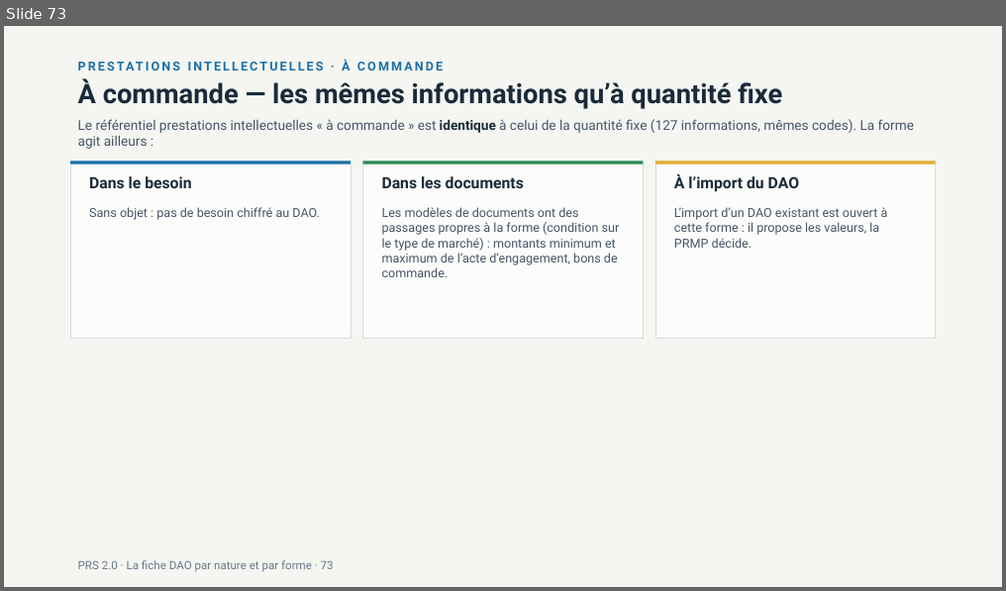
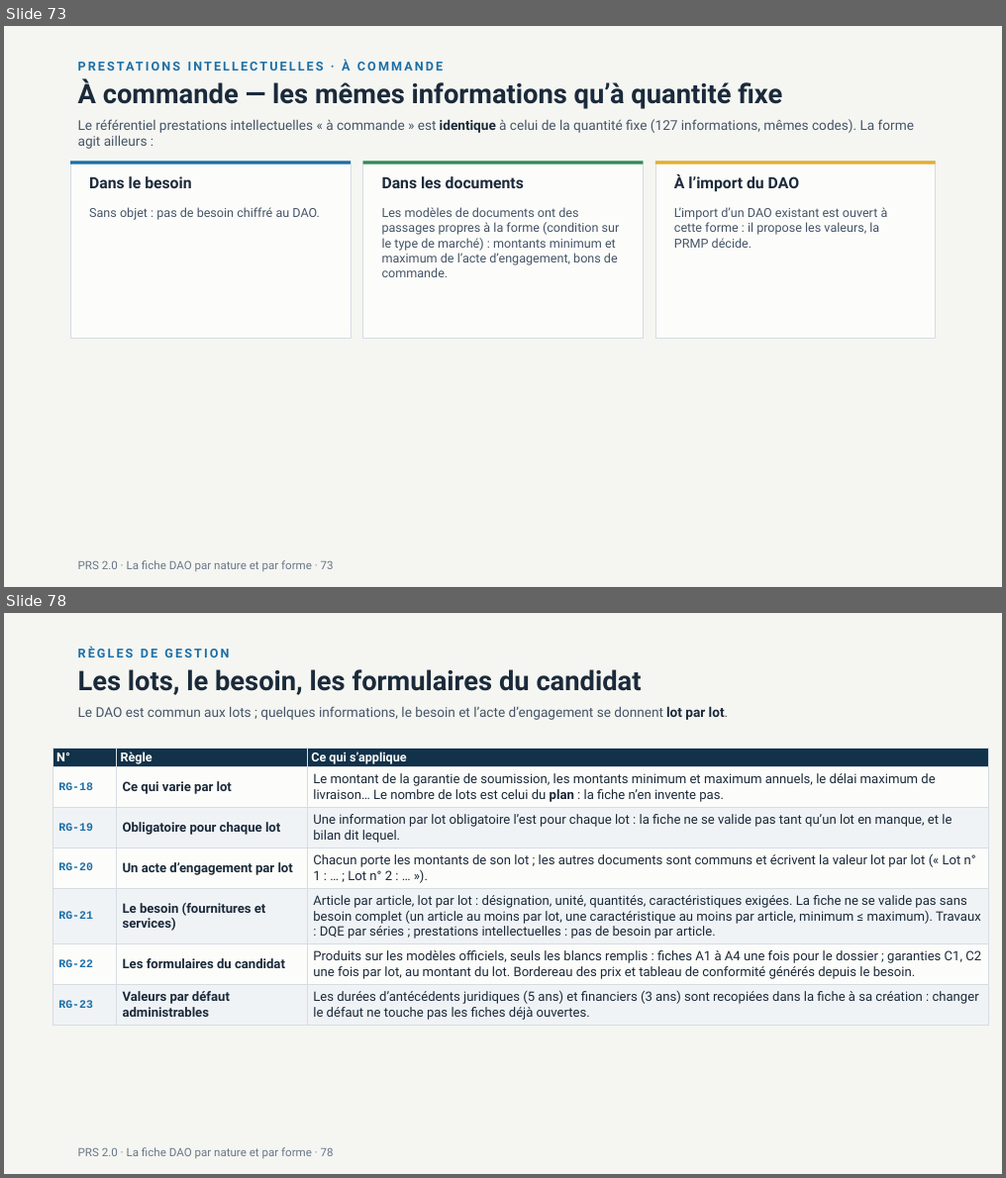
Before and after one commit to lralaitsilanihasy-create/PRS2.0-frontend, a slide deck: docs/documentation/PRS2-fiche-dao-nature-forme-2026-10-07.pptx. Shown one above the other, each under a label of ours: slide 73 before the commit, slides 73 and 78 after it; the slides between them are not shown. The pictures are 1006x591 and 1006x1178 pixels, drawn with LibreOffice and Linux fonts; fonts in the diff are those of the drawing. Boxes give left, top, right and bottom in pixels: in the first picture for what was removed or moved away, otherwise in the second. Text is boxed around its words. In the diff, an @@ line names an element or a change of style, - is before the commit and + after.

```diff
--- a/docs/documentation/PRS2-fiche-dao-nature-forme-2026-10-07.pptx
+++ b/docs/documentation/PRS2-fiche-dao-nature-forme-2026-10-07.pptx
@@ slide 78 added at [4, 613, 1002, 1174], background #F5F6F2 @@
@@ text added at [78, 646, 229, 658], 12 pt, text #1B6FA8, bold @@
+RÈGLES DE GESTION
@@ text added at [78, 669, 642, 695], 26 pt, text #1B2A3A, bold @@
+Les lots, le besoin, les formulaires du candidat
@@ text added at [78, 706, 728, 720], 13 pt, text #465568 @@
+Le DAO est commun aux lots ; quelques informations, le besoin et l’acte d’engagement se donnent lot par lot.
@@ table added at [53, 749, 988, 1024], 7 rows, 3 columns @@
+N° | Règle | Ce qui s’applique
+RG-18 | Ce qui varie par lot | Le montant de la garantie de soumission, les montants minimum et maximum annuels, le délai maximum de livraison… Le nombre de lots est celui du plan : la fiche n’en invente pas.
+RG-19 | Obligatoire pour chaque lot | Une information par lot obligatoire l’est pour chaque lot : la fiche ne se valide pas tant qu’un lot en manque, et le bilan dit lequel.
+RG-20 | Un acte d’engagement par lot | Chacun porte les montants de son lot ; les autres documents sont communs et écrivent la valeur lot par lot (« Lot n° 1 : … ; Lot n° 2 : … »).
+RG-21 | Le besoin (fournitures et services) | Article par article, lot par lot : désignation, unité, quantités, caractéristiques exigées. La fiche ne se valide pas sans besoin complet (un article au moins par lot, une caractéristique au moins par article, minimum ≤ maximum). Travaux : DQE par séries ; prestations intellectuelles : pas de besoin par article.
+RG-22 | Les formulaires du candidat | Produits sur les modèles officiels, seuls les blancs remplis : fiches A1 à A4 une fois pour le dossier ; garanties C1, C2 une fois par lot, au montant du lot. Bordereau des prix et tableau de conformité générés depuis le besoin.
+RG-23 | Valeurs par défaut administrables | Les durées d’antécédents juridiques (5 ans) et financiers (3 ans) sont recopiées dans la fiche à sa création : changer le défaut ne touche pas les fiches déjà ouvertes.
@@ text added at [78, 1148, 334, 1158], 11 pt, text #6A7787 @@
+PRS 2.0 · La fiche DAO par nature et par forme · 78
```
Also in this commit, not shown: 3 slides changed, 9 other slides added.
